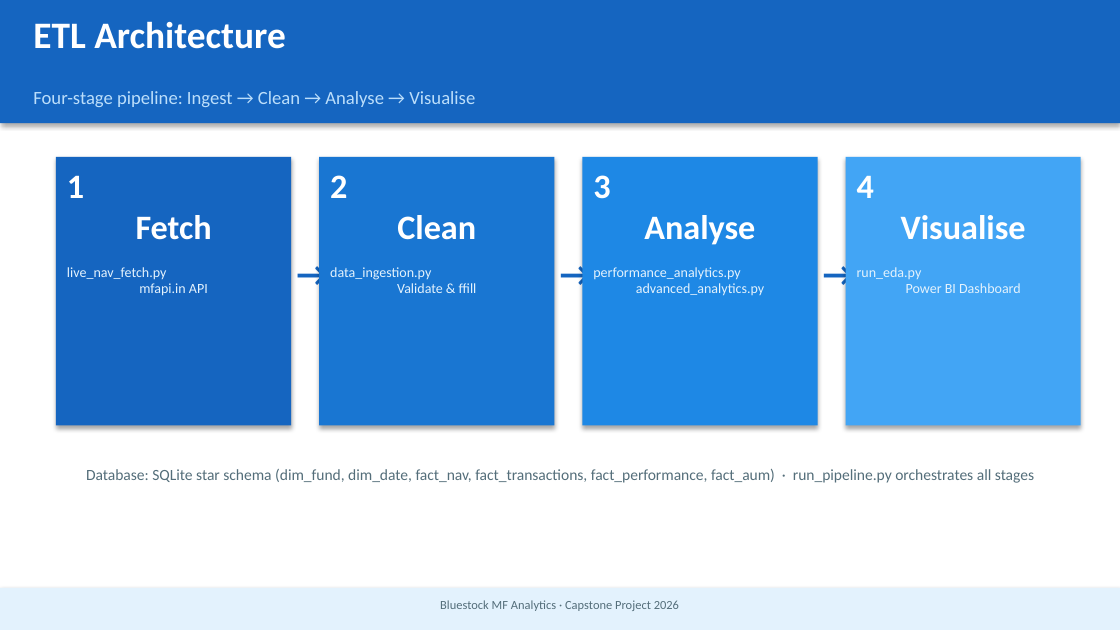
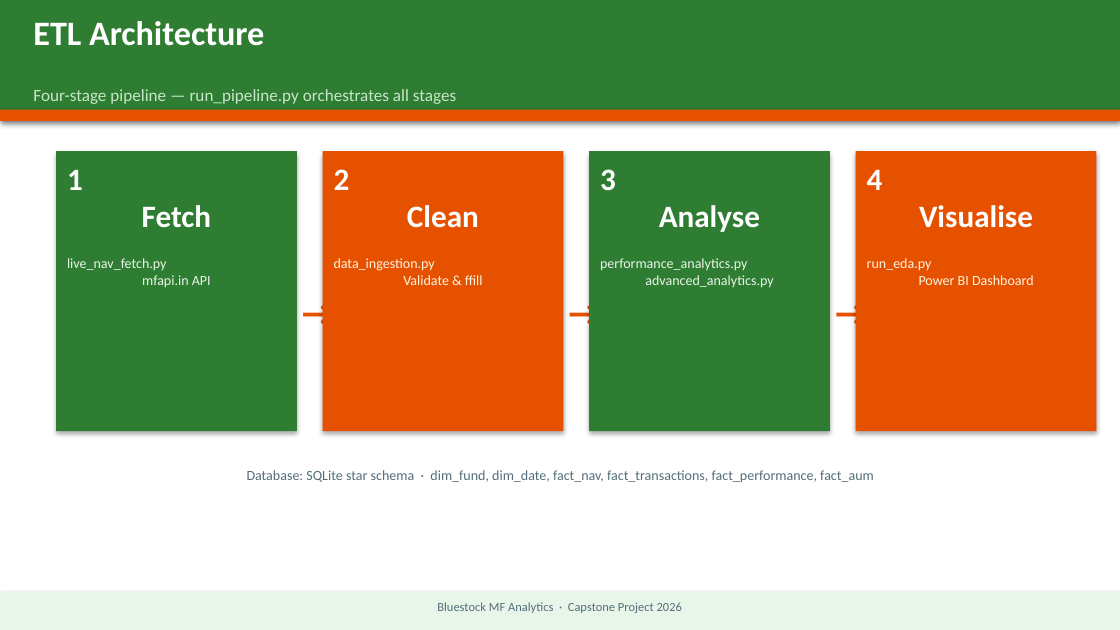
Before and after one commit to HellyPatel-05/MutualFundAnalytics, a slide deck: slide 4 of reports/Bluestock_MF_Presentation.pptx. Drawn at 1120x630 pixels with LibreOffice and Linux fonts; fonts in the diff are those of the drawing. Boxes give left, top, right and bottom in pixels: in the first picture for what was removed or moved away, otherwise in the second. Text is boxed around its words. In the diff, an @@ line names an element or a change of style, - is before the commit and + after.

Commit message:
Final: Clean data_ingestion.py, updated PDF/PPTX green-orange theme, remove generator script

```diff
--- a/reports/Bluestock_MF_Presentation.pptx
+++ b/reports/Bluestock_MF_Presentation.pptx
@@ rectangle: place and size @@
-rectangle at [0,0,1120,123]
+rectangle at [0,0,1120,118]
@@ rectangle at [0,0,1120,118]: fill #1565C0 to #2E7D32 @@
@@ text "ETL Architecture" at [33,21,264,46]: size 24 to 22 pt @@
@@ text at [33,89,456,104]: text changed; size 12 to 11 pt; text colour #BBDEFB to #C8E6C9 @@
-Four-stage pipeline: Ingest → Clean → Analyse → Visualise
+Four-stage pipeline — run_pipeline.py orchestrates all stages
@@ rectangle added at [0,110,1120,121], fill #E65100 @@
@@ rectangle at [56,151,297,431]: fill #1565C0 to #2E7D32 @@
@@ rectangle: place and size @@
-rectangle at [56,157,291,426]
+rectangle at [56,151,297,431]
@@ rectangle: place and size @@
-rectangle at [319,157,554,426]
+rectangle at [323,151,563,431]
@@ rectangle at [323,151,563,431]: fill #1976D2 to #E65100 @@
@@ text "3 Analyse": place and size @@
-text "3 Analyse" at [593,175,755,245]
+text "3 Analyse" at [600,169,760,232]
@@ rectangle: place and size @@
-rectangle at [582,157,818,426]
+rectangle at [589,151,830,431]
@@ rectangle at [589,151,830,431]: fill #1E88E5 to #2E7D32 @@
@@ size 22 to 20 pt in 4 elements at [67,169,211,228], [334,169,479,228], [600,169,760,232], [867,169,1033,228] @@
@@ text "4 Visualise": place and size @@
-text "4 Visualise" at [857,176,1026,240]
+text "4 Visualise" at [867,169,1033,228]
@@ rectangle: place and size @@
-rectangle at [846,157,1081,426]
+rectangle at [856,151,1096,431]
@@ rectangle at [856,151,1096,431]: fill #42A5F5 to #E65100 @@
@@ text "live_nav_fetch.py mfapi.in API": place and size @@
-text "live_nav_fetch.py mfapi.in API" at [67,267,208,296]
+text "live_nav_fetch.py mfapi.in API" at [67,258,211,288]
@@ text "live_nav_fetch.py mfapi.in API" at [67,258,211,288]: text colour #E3F2FD to #E8F5E9 @@
@@ text "data_ingestion.py Validate & ffill": place and size @@
-text "data_ingestion.py Validate & ffill" at [330,267,477,293]
+text "data_ingestion.py Validate & ffill" at [334,258,483,285]
@@ text "data_ingestion.py Validate & ffill" at [334,258,483,285]: text colour #E3F2FD to #FFF3E0 @@
@@ text "performance_analytics.py advanced_analytics.py" at [600,258,773,288]: text colour #E3F2FD to #E8F5E9 @@
@@ text "performance_analytics.py advanced_analytics.py": place and size @@
-text "performance_analytics.py advanced_analytics.py" at [593,267,764,296]
+text "performance_analytics.py advanced_analytics.py" at [600,258,773,288]
@@ text "run_eda.py Power BI Dashboard" at [867,258,1034,285]: text colour #E3F2FD to #FFF3E0 @@
@@ text "run_eda.py Power BI Dashboard": place and size @@
-text "run_eda.py Power BI Dashboard" at [857,267,1021,293]
+text "run_eda.py Power BI Dashboard" at [867,258,1034,285]
@@ text "→": place and size @@
-text "→" at [286,246,330,314]
+text "→" at [291,286,336,353]
@@ text "→": place and size @@
-text "→" at [549,246,594,314]
+text "→" at [558,286,603,353]
@@ text colour #1565C0 to #E65100 in 3 elements at [291,286,336,353], [558,286,603,353], [824,286,869,353] @@
@@ text "→": place and size @@
-text "→" at [812,246,857,314]
+text "→" at [824,286,869,353]
@@ text at [247,470,874,482]: text changed; size 10 to 9 pt @@
-Database: SQLite star schema (dim_fund, dim_date, fact_nav, fact_transactions, fact_performance, fact_aum) · run_pipeline.py orchestrates all stages
+Database: SQLite star schema · dim_fund, dim_date, fact_nav, fact_transactions, fact_performance, fact_aum
@@ rectangle at [0,591,1120,630]: fill #E3F2FD to #E8F5E9 @@
```
Also in this commit, not shown: 11 other slides changed, 4 other files.
